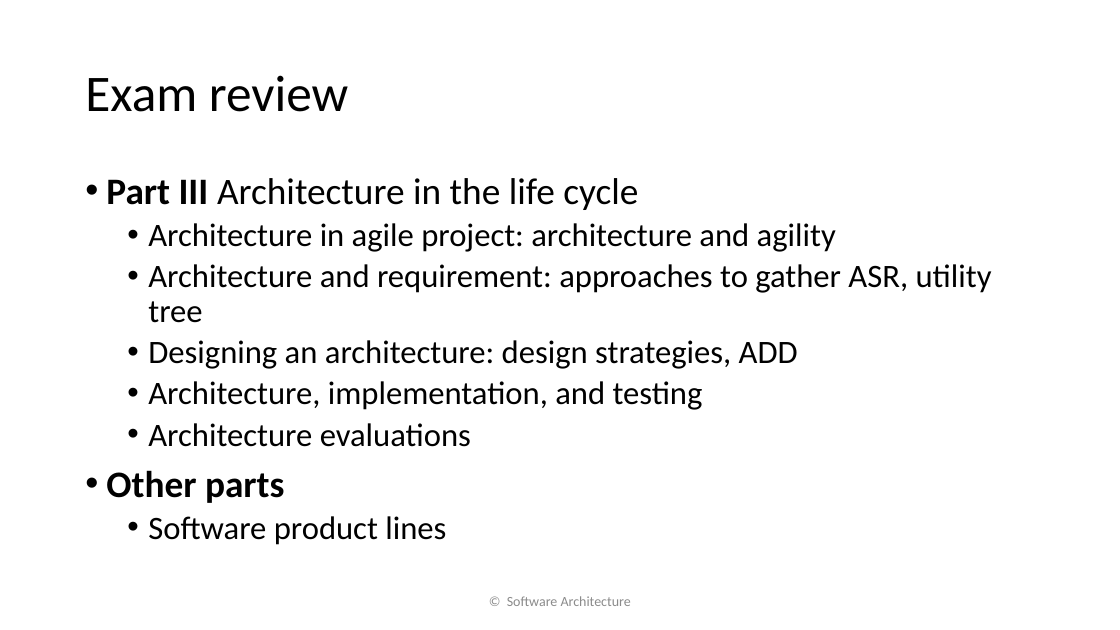
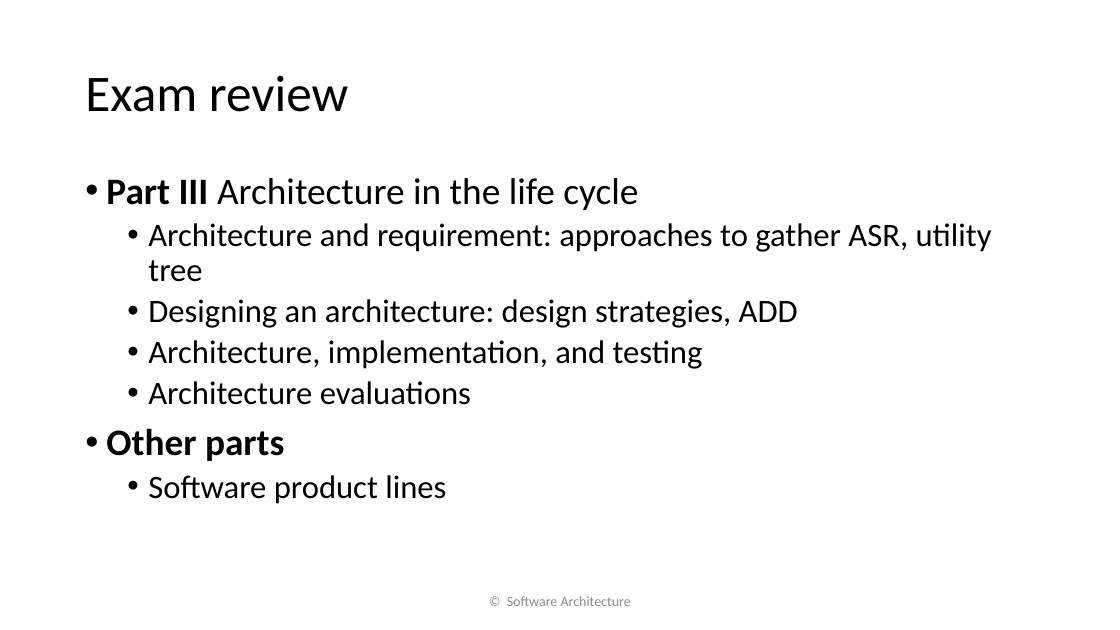
Before and after one commit to xuanhao44/Software-Architecture, a slide deck: slide 3 of slide/25_review.pptx. Drawn at 1120x630 pixels with LibreOffice and Linux fonts; fonts in the diff are those of the drawing. Boxes give left, top, right and bottom in pixels: in the first picture for what was removed or moved away, otherwise in the second. Text is boxed around its words. In the diff, an @@ line names an element or a change of style, - is before the commit and + after.

Commit message:
fix review

```diff
--- a/slide/25_review.pptx
+++ b/slide/25_review.pptx
@@ text at (x1=148, y1=223, x2=836, y2=252): paragraph removed @@
-  • Architecture in agile project: architecture and agility
```
